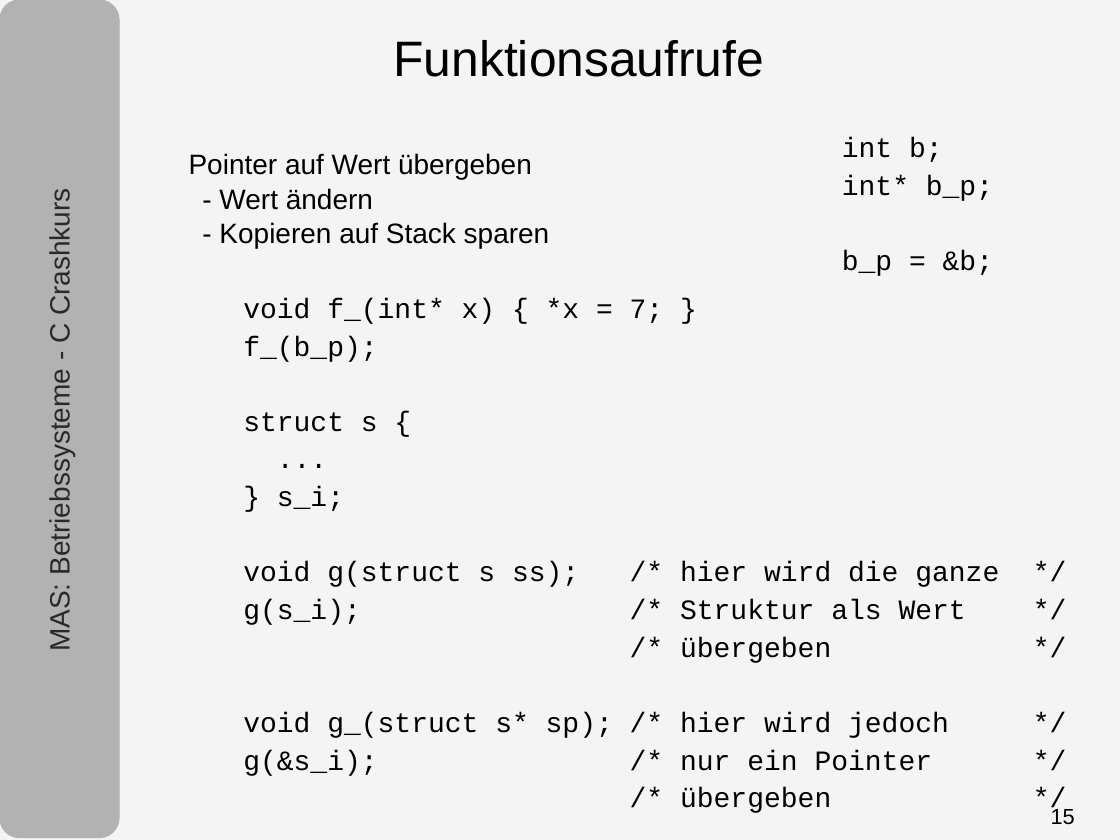
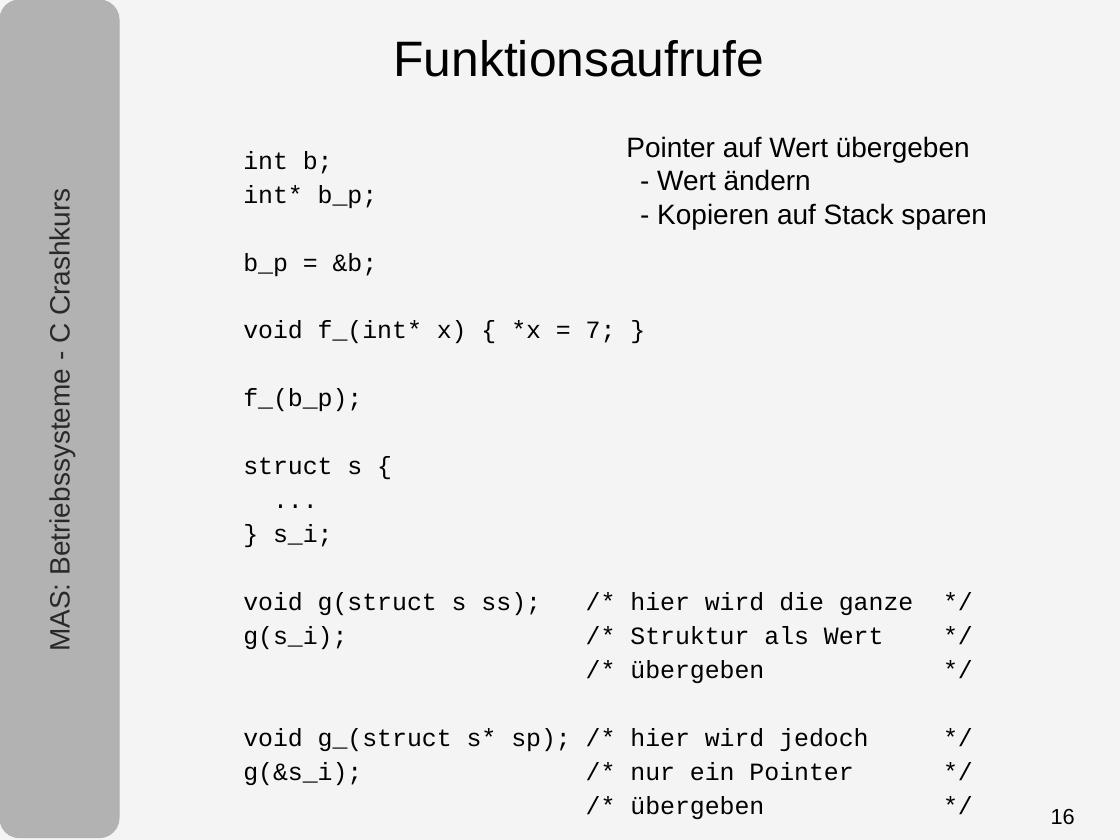
Before and after one commit to tpo/betriebssysteme, a slide deck: slide 16 of 05-1_C.odp (slide 15 before the commit). Drawn at 1120x840 pixels with LibreOffice and Linux fonts; fonts in the diff are those of the drawing. Boxes give left, top, right and bottom in pixels: in the first picture for what was removed or moved away, otherwise in the second. Text is boxed around its words. In the diff, an @@ line names an element or a change of style, - is before the commit and + after.

```diff
--- a/05-1_C.odp
+++ b/05-1_C.odp
@@ text added at bbox=[626, 136, 987, 229], 18 pt, text #000000 @@
+Pointer auf Wert übergeben
+- Wert ändern
+- Kopieren auf Stack sparen
@@ text removed at bbox=[842, 137, 993, 276] @@
-int b;
-int* b_p;
-b_p = &b;
@@ text at bbox=[243, 151, 378, 276]: text changed; size 18 to 16 pt; font Arial to Courier New @@
-Pointer auf Wert übergeben
-- Wert ändern
-- Kopieren auf Stack sparen
+int b;
+int* b_p;
+b_p = &b;
@@ text at bbox=[243, 320, 914, 819]: size 18 to 16 pt @@
@@ page number at bbox=[1051, 809, 1075, 825]: text changed @@
-15
+16
```
Also in this commit, not shown: 7 other slides changed, 1 slide added.
